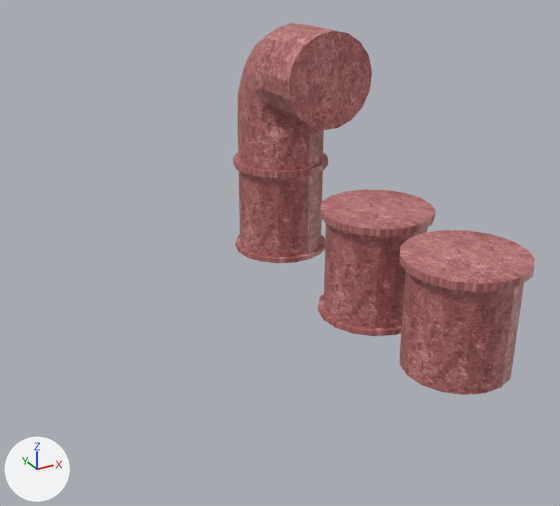
An edit to the FBX model Assets/Models/tubes.fbx, drawn before and after from the same camera.
Before and after are seen from a 50 mm lens placed at (-8.55, -9.02, 6.43), pointed at (-2.15, 2.62, 0.62). The lights are fixed; the arrows at lower left show +X, +Y and +Z.
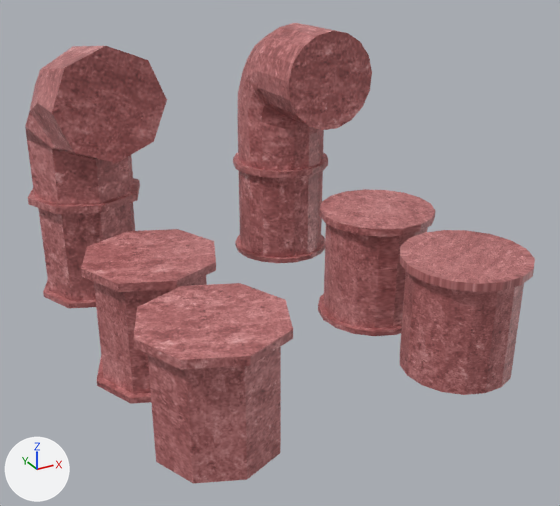
Pixel boxes [x1, y1, x2, y2] of what changed, in the pictures (560 x 506 px):
'Cylinder.006', added (brown): after [133, 283, 293, 484]
'Cylinder.004', added (brown): after [25, 46, 167, 308]
'Cylinder.005', added (brown): after [81, 229, 216, 404]

Patch to the scene script:
```diff
--- a/Assets/Models/tubes.fbx.py
+++ b/Assets/Models/tubes.fbx.py
@@ me_cylinder_006 @@
+me_cylinder_006.from_pydata(...)  # 32 vertices, 26 faces; spans x -1.18..1.18, y -1.18..1.18, z -1.0..1.15
+me_cylinder_006.materials.append(mat_material_001)  # picture img_tubestx_png
@@ me_cylinder_007 @@
+me_cylinder_007.from_pydata(...)  # 48 vertices, 42 faces; spans x -1.18..1.18, y -1.18..1.18, z -1.11..1.15
+me_cylinder_007.materials.append(mat_material_001)  # picture img_tubestx_png
@@ me_cylinder_008 @@
+me_cylinder_008.from_pydata(...)  # 96 vertices, 88 faces; spans x -1.18..1.18, y -2.11..1.18, z -1.11..4.34
+me_cylinder_008.materials.append(mat_material_001)  # picture img_tubestx_png
@@ ob_cylinder_006 @@
+ob_cylinder_006 = bpy.data.objects.new('Cylinder.006', me_cylinder_006)
+ob_cylinder_006.location = (-4.68, 0.0, 0.0)
@@ ob_cylinder_005 @@
+ob_cylinder_005 = bpy.data.objects.new('Cylinder.005', me_cylinder_007)
+ob_cylinder_005.location = (-4.68, 2.57, 0.0)
@@ ob_cylinder_004 @@
+ob_cylinder_004 = bpy.data.objects.new('Cylinder.004', me_cylinder_008)
+ob_cylinder_004.location = (-4.68, 6.47, 0.0)
```
